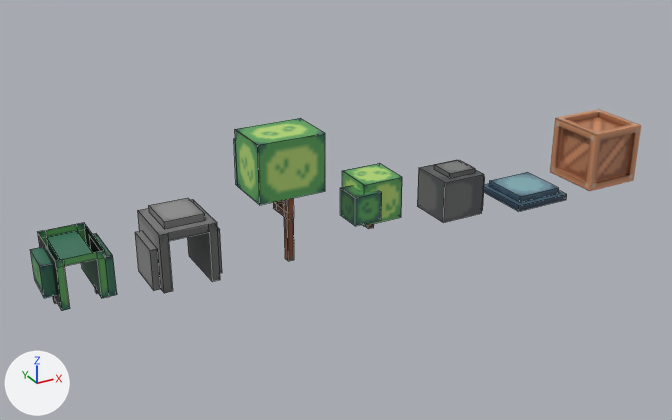
The FBX model Assets/3DModels/Enviroment.fbx as it was, and as the next commit left it.
Both versions are drawn from a camera (50 mm lens) standing at (-4.29, -22.14, 11.93) and looking at (7.98, 0.17, 0.78). Every picture has the same lights, and +X, +Y and +Z are marked at lower left. Mesh edges are drawn as thin lines on the coarser meshes. Vertices at the same position are counted once.

The first picture shows 'Arc', 'Box', 'Bush', 'BushArc', 'Plate', 'Plate (1)', 'Stone', 'Tree'.
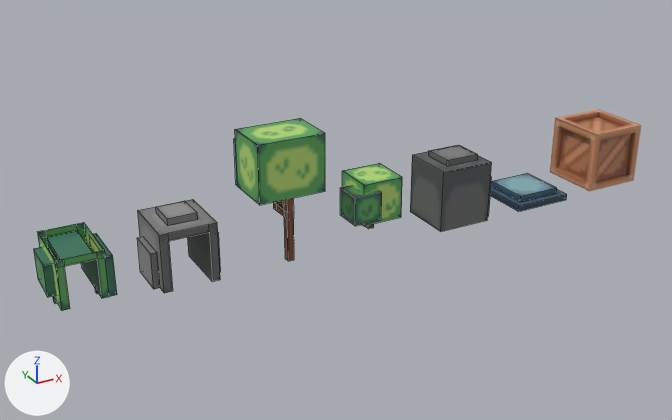
What differs and where, as boxes [x1, y1, x2, y2] in the pictures (672 x 420 px; the box of a moved part takes in the faces that stretch with it):
'Stone', reshaped (20% wider, 38% taller): before [417, 160, 485, 223]; after [410, 145, 492, 232]
'Arc', reshaped: before [135, 198, 222, 293]; after [137, 199, 221, 293]
'BushArc', reshaped, surface changed: before [30, 223, 117, 311]; after [34, 223, 117, 311]
'Plate (1)', moved, rescaled: before [489, 172, 559, 202]; after [491, 173, 557, 202]
part 1 of me_cube_003, moved or reshaped: before [417, 160, 484, 223]; after [410, 152, 492, 232]
part 2 of me_cube_003, moved or reshaped: before [434, 160, 475, 178]; after [429, 145, 478, 166]
part 3 of me_cube_003, moved or reshaped: before [482, 177, 485, 210]; after [488, 178, 491, 216]
part 4 of me_cube_007, moved or reshaped: before [30, 247, 56, 298]; after [34, 246, 56, 297]
part 5 of me_cube_007, surface changed (black to green): [37, 223, 104, 310] in both
part 6 of me_cube_006, moved or reshaped: before [135, 231, 161, 291]; after [137, 237, 160, 289]
part 7 of me_cube_006, moved or reshaped: before [218, 228, 222, 273]; after [218, 233, 221, 272]
part 8 of me_cube_006, moved or reshaped: before [149, 198, 205, 229]; after [156, 201, 198, 226]

What changed in the scene script:
```text
Change me_cube_007:
    used by ob_busharc; location = (0.0, 0.0, 1.0)
    remove me_cube_007.from_pydata(...)  # 56 vertices, 39 faces; spans x -0.79..0.93, y -1.0..0.92, z -1.0..0.66
    add me_cube_007.from_pydata(...)  # 56 vertices, 39 faces; spans x -0.71..0.93, y -1.0..0.92, z -1.0..0.66
    me_cube_007 part 4: the loose piece of 8 vertices spanning x -0.79..-0.4, y -0.57..0.52, z -0.5..0.39 is scaled about the mesh origin by (0.9, 1, 1)
    me_cube_007 part 5: texture (UV) coordinates of 4 of 39 faces, centred in x -0.79..0.73, y -0.04..0.52, z -0.06..0.13, changed; they spanned u 0.0..0.7, v 0.0..0.64 and now span u 0.42..1.0, v 0.45..1.0
Change me_cube_003:
    where me_cube_003.from_pydata(...)  # 32 vertices, 21 faces; spans x -0.73..0.92, y -0.73..0.94, z -1.0..0.49
    used by ob_stone; location = (12.0, 0.0, 1.0)
    me_cube_003 part 1: the loose piece of 8 vertices spanning x -0.73..0.73, y -0.73..0.73, z -1.0..0.33 is scaled about its middle by (1.21, 1.18, 1.46), then moved by (-0.12, -0.14, 0.17)
    me_cube_003 part 2: the loose piece of 8 vertices spanning x -0.41..0.55, y -0.51..0.34, z 0.33..0.49 is scaled about its middle by (1.19, 1.18, 1.18), then moved by (-0.12, -0.05, 0.49)
    me_cube_003 part 3: the loose piece of 8 vertices spanning x 0.73..0.92, y -0.54..0.54, z -1.0..0.15 is scaled about its middle by (1.21, 1.18, 1.18), then moved by (0.06, -0.14, -0.03)
Change me_cube_006:
    where me_cube_006.from_pydata(...)  # 44 vertices, 29 faces; spans x -1.0..1.0, y -0.9..0.9, z -1.0..0.9
    used by ob_arc; location = (3.0, 0.0, 1.0)
    me_cube_006 part 6: the loose piece of 8 vertices spanning x -1.0..-0.8, y -0.64..0.64, z -0.99..0.19 is scaled about its middle by 0.88, then moved by (0.01, 0.0, -0.07)
    me_cube_006 part 7: the loose piece of 8 vertices spanning x 0.8..1.0, y -0.54..0.54, z -1.0..0.32 is scaled about its middle by 0.907, then moved by (-0.01, 0.0, -0.06)
    me_cube_006 part 8: the loose piece of 8 vertices spanning x -0.56..0.56, y -0.63..0.63, z 0.7..0.9 is scaled about its middle by (0.744, 0.744, 1)
Change ob_plate__1:
    ob_plate__1.location: (0.0, 0.0, 0.2) -> (0.0, 0.0, 0.193)
    ob_plate__1.scale: (1.0, 1.0, 1.0) -> (0.95, 0.95, 0.95)
```
